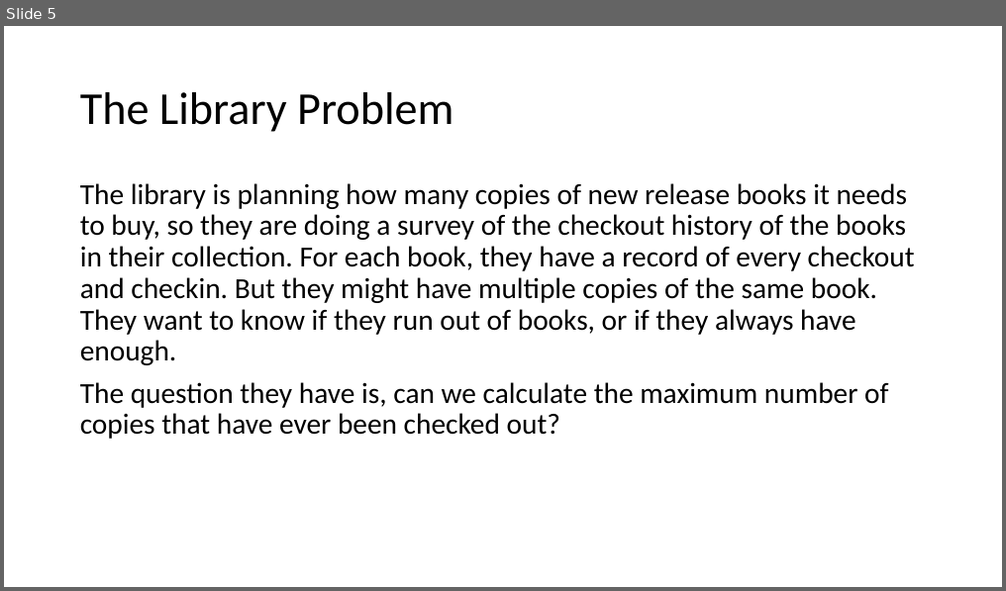
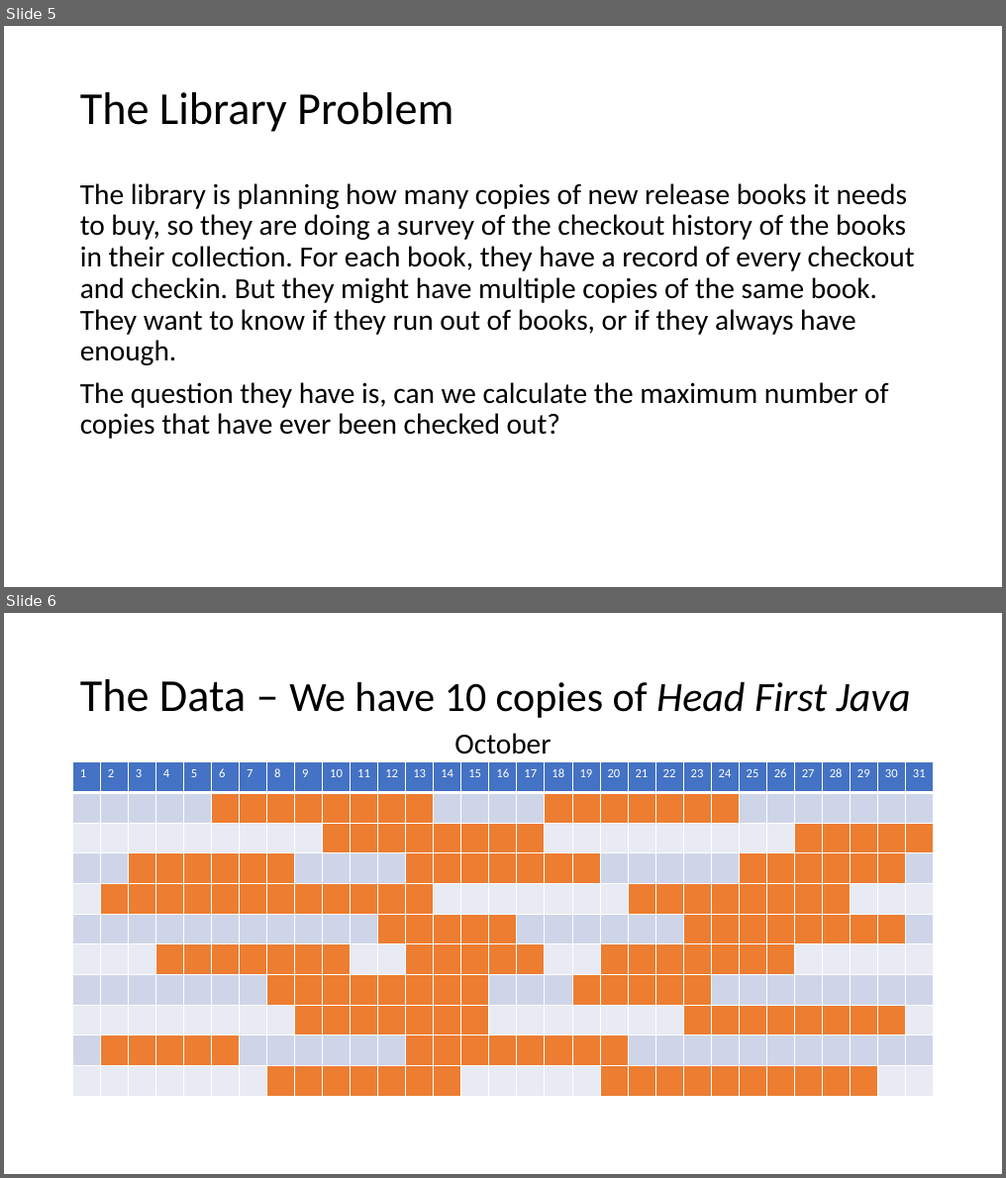
Before and after one commit to russpj/Library, a slide deck: The Library Problem.pptx. Shown one above the other, each under a label of ours: slide 5 before the commit, slides 5 and 6 after it. The pictures are 1006x591 and 1006x1178 pixels, drawn with LibreOffice and Linux fonts; fonts in the diff are those of the drawing. Boxes give left, top, right and bottom in pixels: in the first picture for what was removed or moved away, otherwise in the second. Text is boxed around its words. In the diff, an @@ line names an element or a change of style, - is before the commit and + after.

```diff
--- a/The Library Problem.pptx
+++ b/The Library Problem.pptx
@@ slide 6 added at box(4, 613, 1002, 1174), background #FFFFFF @@
@@ title added at box(80, 679, 911, 718), 40 pt, text #000000 @@
+The Data – We have 10 copies of Head First Java
@@ text added at box(454, 733, 550, 755), 28 pt, text #000000 @@
+October
@@ table added at box(73, 762, 932, 1096), 11 rows, 31 columns @@
+1 | 2 | 3 | 4 | 5 | 6 | 7 | 8 | 9 | 10 | 11 | 12 | 13 | 14 | 15 | 16 | 17 | 18 | 19 | 20 | 21 | 22 | 23 | 24 | 25 | 26 | 27 | 28 | 29 | 30 | 31
+ |  |  |  |  |  |  |  |  |  |  |  |  |  |  |  |  |  |  |  |  |  |  |  |  |  |  |  |  |  | 
+ |  |  |  |  |  |  |  |  |  |  |  |  |  |  |  |  |  |  |  |  |  |  |  |  |  |  |  |  |  | 
+ |  |  |  |  |  |  |  |  |  |  |  |  |  |  |  |  |  |  |  |  |  |  |  |  |  |  |  |  |  | 
+ |  |  |  |  |  |  |  |  |  |  |  |  |  |  |  |  |  |  |  |  |  |  |  |  |  |  |  |  |  | 
+ |  |  |  |  |  |  |  |  |  |  |  |  |  |  |  |  |  |  |  |  |  |  |  |  |  |  |  |  |  | 
+ |  |  |  |  |  |  |  |  |  |  |  |  |  |  |  |  |  |  |  |  |  |  |  |  |  |  |  |  |  | 
+ |  |  |  |  |  |  |  |  |  |  |  |  |  |  |  |  |  |  |  |  |  |  |  |  |  |  |  |  |  | 
+ |  |  |  |  |  |  |  |  |  |  |  |  |  |  |  |  |  |  |  |  |  |  |  |  |  |  |  |  |  | 
+ |  |  |  |  |  |  |  |  |  |  |  |  |  |  |  |  |  |  |  |  |  |  |  |  |  |  |  |  |  | 
+ |  |  |  |  |  |  |  |  |  |  |  |  |  |  |  |  |  |  |  |  |  |  |  |  |  |  |  |  |  | 
```
Also in this commit, not shown: 4 slides changed, 5 other slides added, 1 slide removed.
